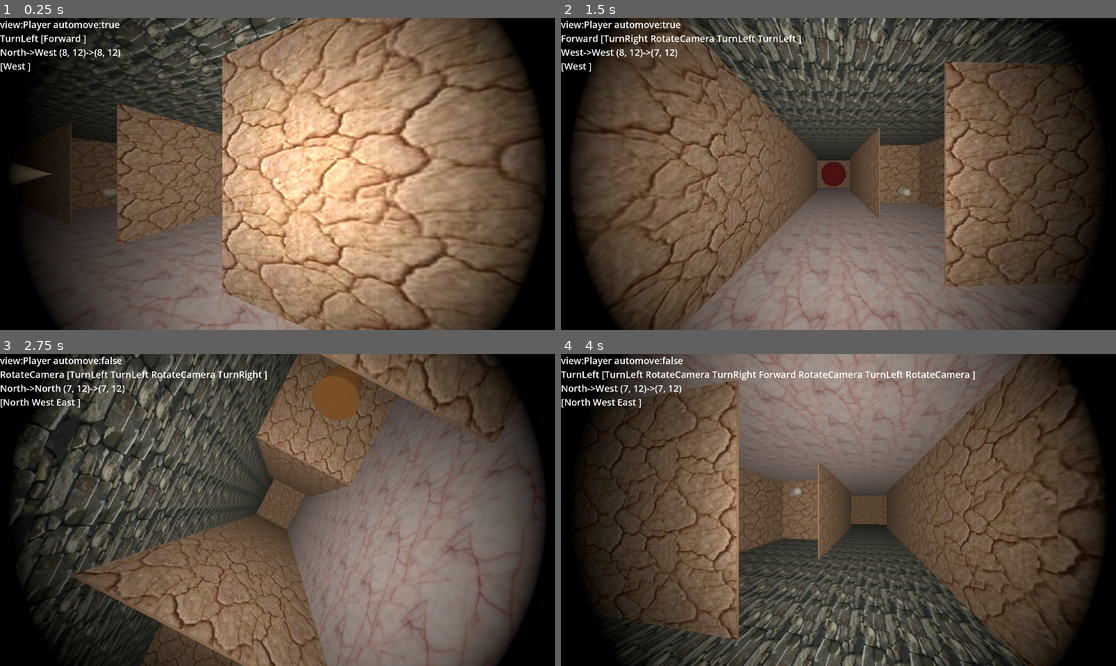
Above: before the commit, frames 1-4 (two rows, left to right).
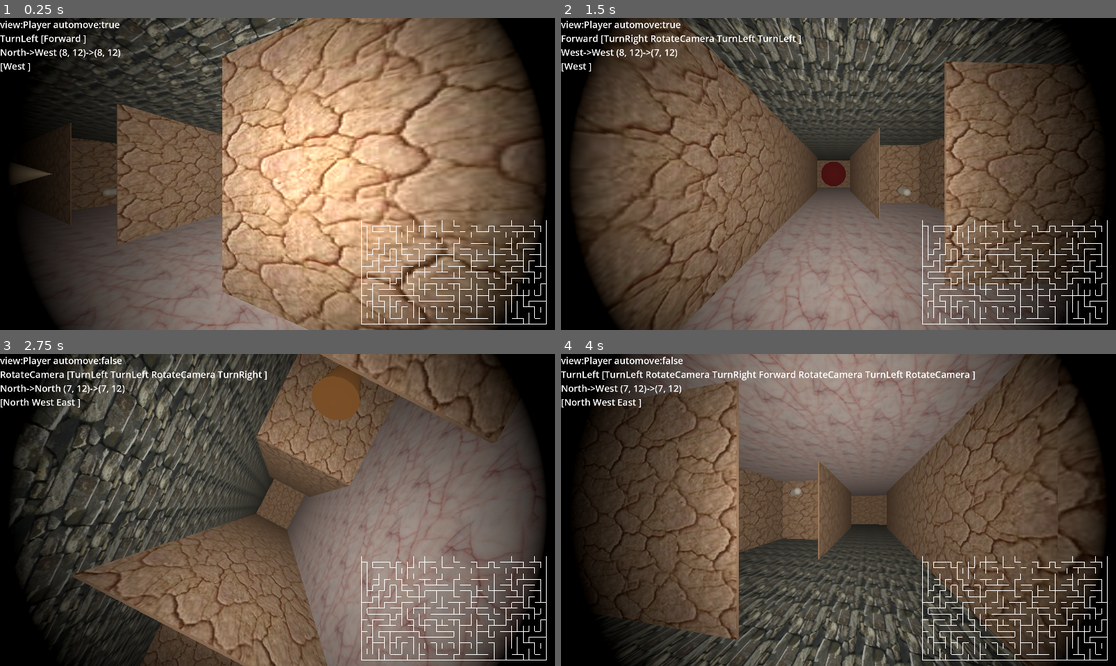
Above: after the commit, the same moments.

Repository: kasworld/gd4maze3d
Game: Godot game, scene res://main.tscn
The game is run twice, just before and just after one commit, with the same random seed, the same clock (stepped at 60 frames per second) and the same inputs.
Inputs (mouse positions are in pixels of both pictures, inside the frame that each line leads up to):
- Up to frame 1 (0.25 s): no input
- Up to frame 2 (1.5 s): tap Enter at 0.5 s; move the mouse to (960, 158) at 0.52 s; hold Right 0.53-1.28 s; tap 1 at 0.6 s; click (960, 158) at 0.67 s; tap Space at 0.77 s; move the mouse to (727, 189) at 1.27 s; hold Down from 1.28 s (still down); tap 2 at 1.35 s
- Up to frame 3 (2.75 s): tap Space at 1.52 s; move the mouse to (333, 441) at 2.02 s; release Down at 2.03 s; hold Right from 2.03 s (still down); tap 3 at 2.1 s
- Up to frame 4 (4 s): move the mouse to (810, 572) at 2.77 s; release Right at 2.78 s; hold Up 2.78-3.53 s; tap 1 at 2.85 s; click (810, 572) at 2.92 s; tap Space at 3.02, 3.77 s; move the mouse to (1005, 556) at 3.52 s; hold Left from 3.53 s (still down); tap 2 at 3.6 s

The runs differ from the first frame. In frame 1, 1.2% of the frame differs, in the area x 65-99%, y 64-99%; in frame 2, 1.2%; in frame 3, 1.2%; in frame 4, 1.2%.

Commit message:
adding minimap

Diff:
--- a/main.gd
+++ b/main.gd
@@ -3,6 +3,9 @@
 var storey_scene = preload("res://storey.tscn")
 var storey :Storey
 var maze_size = Vector2i(32,18)
+
+var minimap_scene = preload("res://mini_map.tscn")
+var minimap :MiniMap
 
 var character_scene = preload("res://character.tscn")
 const PlayerCount = 100
@@ -20,6 +23,10 @@
 			storey.set_top_view(true)
 
 func _ready() -> void:
+	minimap = minimap_scene.instantiate()
+	add_child(minimap)
+	minimap.position = Vector2(1250,700)
+
 	for i in PlayerCount:
 		player_list.append(character_scene.instantiate())
 		add_child(player_list[i])
@@ -33,6 +40,7 @@
 	storey = storey_scene.instantiate()
 	add_child(storey)
 	storey.init(maze_size)
+	minimap.init(storey)
 	for i in PlayerCount:
 		if i == 0:
 			player_list[i].enter_storey(storey,false)
--- /dev/null
+++ b/mini_map.gd
@@ -0,0 +1,40 @@
+extends Node2D
+
+class_name MiniMap
+
+const Scale = 20
+
+func init(st :Storey)->void:
+	make_wall_by_maze(st)
+
+func make_wall_by_maze(st :Storey)->void:
+	var maze_size = st.maze_size
+	for y in maze_size.y:
+		for x in maze_size.x :
+			if not st.maze_cells.is_open_dir_at(x,y,Maze.Dir.North):
+				add_wall_at( x , y , false)
+			if not st.maze_cells.is_open_dir_at(x,y,Maze.Dir.West):
+				add_wall_at( x , y , true)
+
+	for x in maze_size.x :
+		if not st.maze_cells.is_open_dir_at(x,maze_size.y-1,Maze.Dir.South):
+			add_wall_at( x , maze_size.y , false)
+
+	for y in maze_size.y:
+		if not st.maze_cells.is_open_dir_at(maze_size.x-1,y,Maze.Dir.East):
+			add_wall_at( maze_size.x , y , true)
+
+func add_wall_at(x:int,y :int, face_x :bool)->void:
+	var ln :Line2D
+	if face_x:
+		ln = new_line( 2, Color.WHITE, [Vector2(x,y)*Scale,Vector2(x,y+1)*Scale])
+	else :
+		ln = new_line( 2, Color.WHITE, [Vector2(x,y)*Scale,Vector2(x+1,y)*Scale])
+	add_child(ln)
+
+func new_line(w :float, co:Color, pos_list :PackedVector2Array)->Line2D:
+	var ln = Line2D.new()
+	ln.points = pos_list
+	ln.default_color = co
+	ln.width = w
+	return ln
--- /dev/null
+++ b/mini_map.tscn
@@ -0,0 +1,6 @@
+[gd_scene load_steps=2 format=3 uid="uid://b6v451yse56h"]
+
+[ext_resource type="Script" path="res://mini_map.gd" id="1_60ldh"]
+
+[node name="MiniMap" type="Node2D"]
+script = ExtResource("1_60ldh")
--- a/storey.gd
+++ b/storey.gd
@@ -10,7 +10,6 @@
 	pinkstone = preload("res://image/pinkstone.png"),
 	greenstone = preload("res://image/greenstone.png"),
 }
-
 
 # x90 == degree
 enum Dir {
